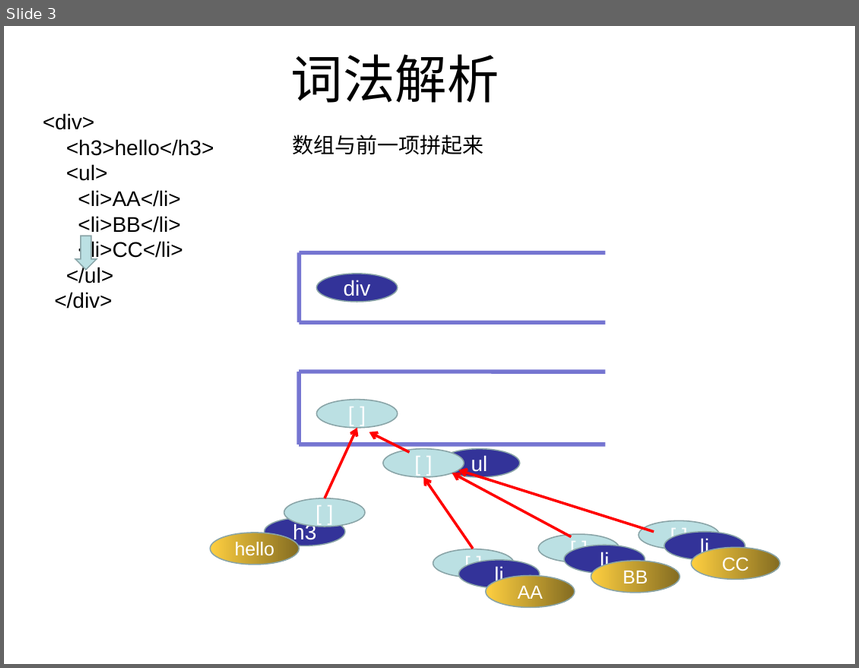
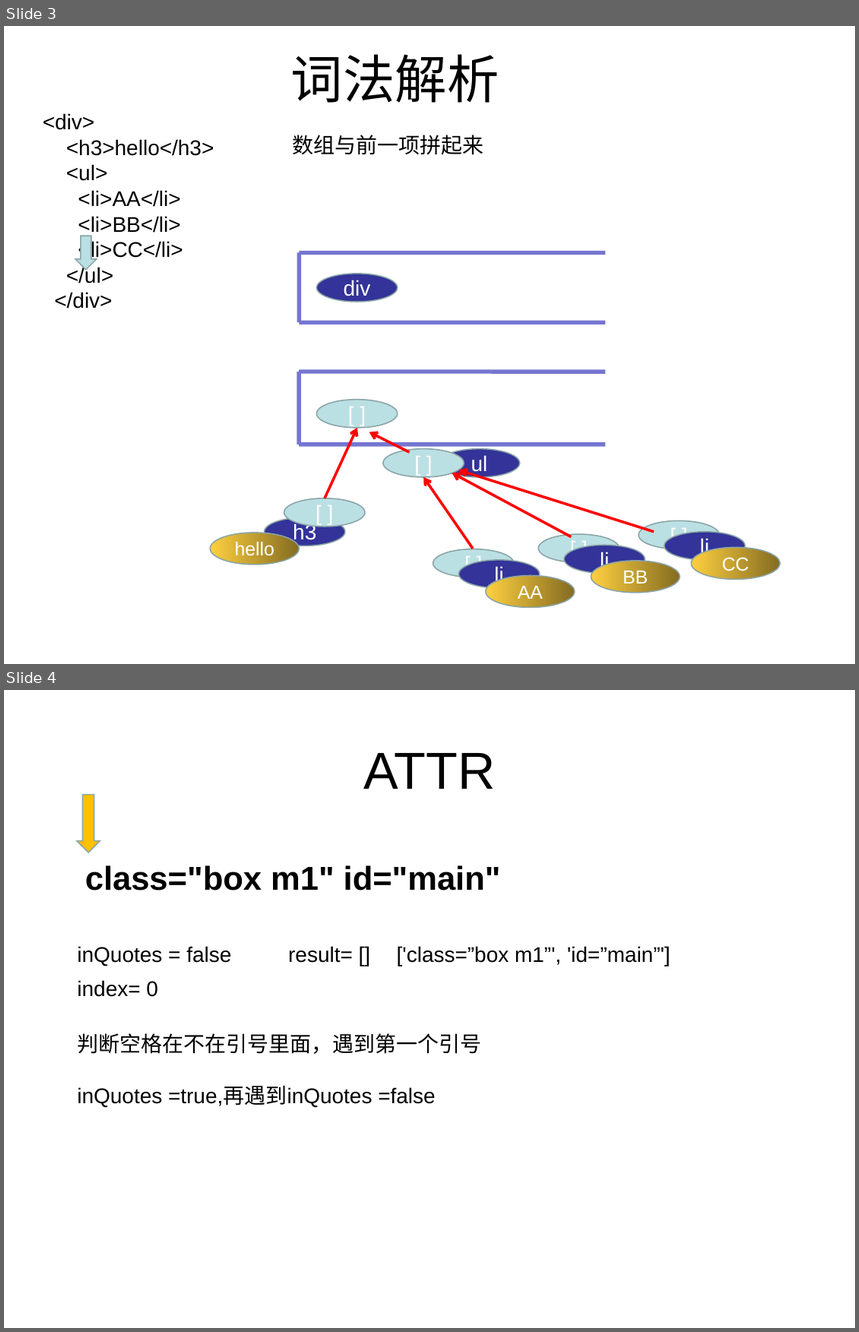
Before and after one commit to LB-king/knowledges, a slide deck: OverView/code/Algorithm.ppt. Shown one above the other, each under a label of ours: slide 3 before the commit, slides 3 and 4 after it. The pictures are 859x668 and 859x1332 pixels, drawn with LibreOffice and Linux fonts; fonts in the diff are those of the drawing. Boxes give left, top, right and bottom in pixels: in the first picture for what was removed or moved away, otherwise in the second. Text is boxed around its words. In the diff, an @@ line names an element or a change of style, - is before the commit and + after.

```diff
--- a/OverView/code/Algorithm.ppt
+++ b/OverView/code/Algorithm.ppt
@@ slide 4 added at [4,690,855,1328], background #FFFFFF @@
@@ title added at [363,753,495,789], 44 pt, text #000000 @@
+ATTR
@@ down arrow added at [77,795,101,853], fill #FFC000, outline #89A4A7 0.99 pt @@
@@ text added at [85,866,501,891], 28 pt, text #000000, bold @@
+class="box m1" id="main"
@@ text added at [77,946,231,966], 18 pt, text #000000 @@
+inQuotes = false
@@ text added at [288,946,353,963], 18 pt, text #000000 @@
+result= []
@@ text added at [397,946,671,966], 18 pt, text #000000 @@
+['class=”box m1”', 'id=”main”']
@@ text added at [77,980,158,997], 18 pt, text #000000 @@
+index= 0
@@ text added at [77,1034,481,1107], 18 pt, text #000000 @@
+判断空格在不在引号里面，遇到第一个引号
+inQuotes =true,再遇到inQuotes =false
```
Also in this commit, not shown: 3 other files.
